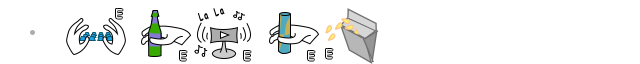
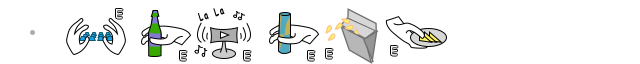
Layers edited between the first and the second 640×64 image:
added layer "Cross_E" (1st of 5) above "Cross_cheese" over box(390, 45, 399, 57)
added layer "Cross_cheese" above "Cross_Piss" over box(385, 16, 447, 49)
